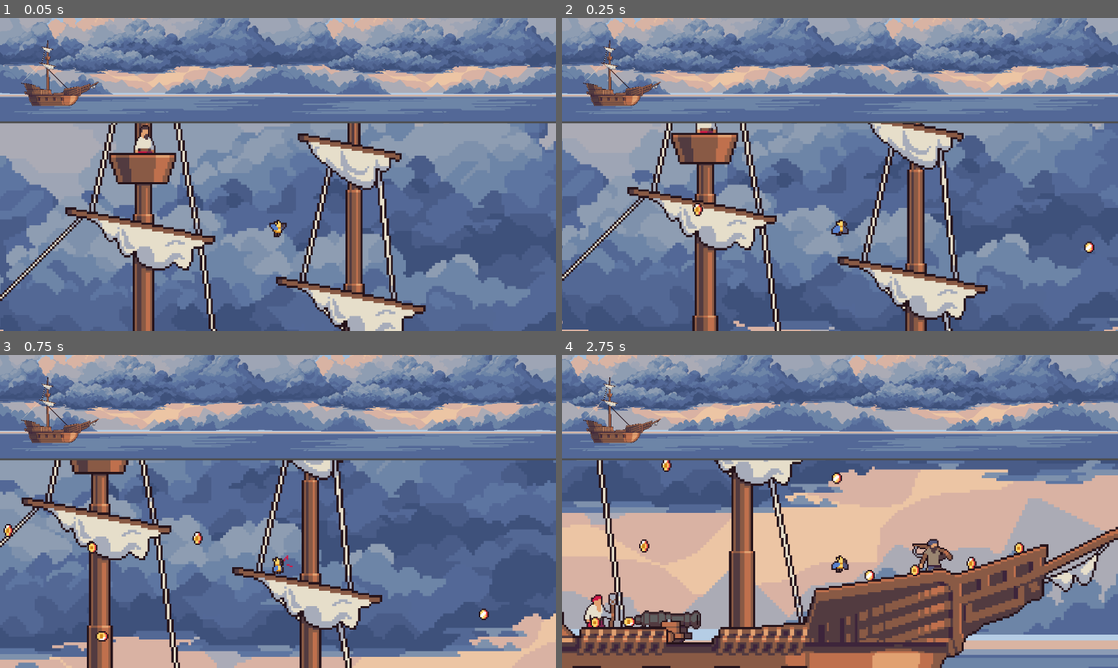
Above: before the commit, frames 1-4 (two rows, left to right).
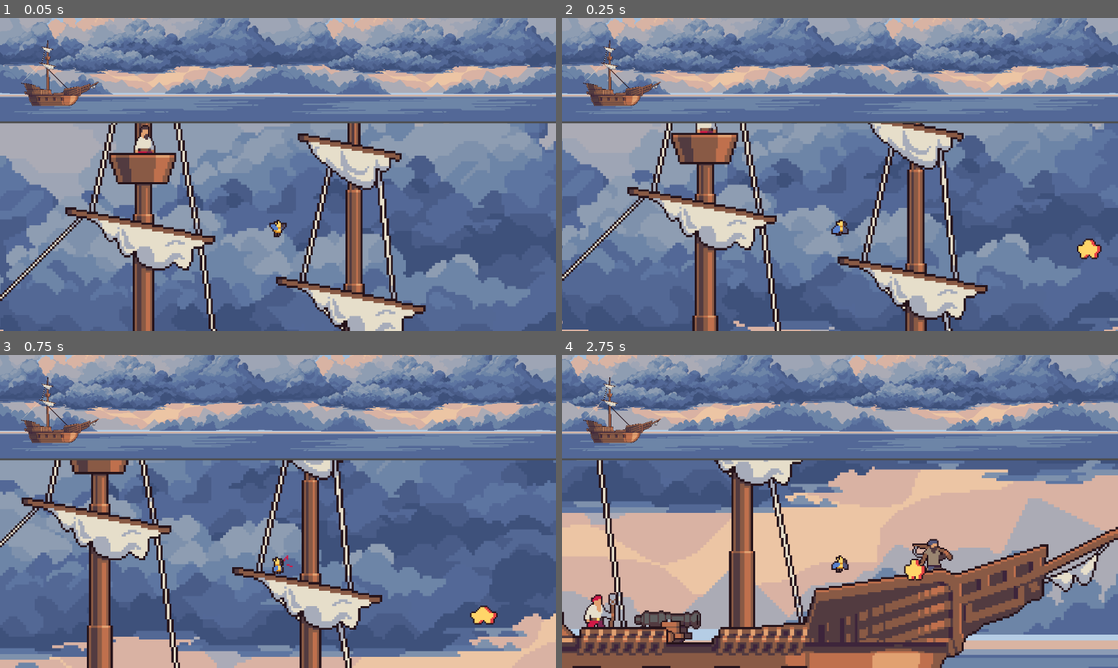
Above: after the commit, the same moments.

Repository: linkinmjs/tp-1-juego-2d-imagecampus
Game: Godot game, scene res://scenes/main.tscn
Two runs of this game, one before a commit and one after it. Both use one fixed random seed, a clock stepped at 60 frames per second and the inputs below.
Inputs:
- Up to frame 1 (0.05 s): no input
- Up to frame 2 (0.25 s): no input
- Up to frame 3 (0.75 s): hold D (right) from 0.53 s (still down); hold E (action) from 0.53 s (still down)
- Up to frame 4 (2.75 s): tap Space (jump) at 0.77, 1.52 s; release E (action) at 1.28 s; tap E (action) at 1.35 s; release D (right) at 2.03 s; hold A (left) from 2.03 s (still down); hold E (action) from 2.03 s (still down)

Frame 1 is identical in both runs. In frame 2, 0.3% of the frame differs, in the area x 23-98%, y 59-78%; in frame 3, 0.4%; in frame 4, 0.6%, in the area x 5-84%, y 33-87%.

Commit message:
Add collectible type const

Diff:
--- a/godot/project.godot
+++ b/godot/project.godot
@@ -59,6 +59,11 @@
 "events": [Object(InputEventKey,"resource_local_to_scene":false,"resource_name":"","device":-1,"window_id":0,"alt_press …(192 unchanged characters)…
 ]
 }
+toggle_debug={
+"deadzone": 0.2,
+"events": [Object(InputEventKey,"resource_local_to_scene":false,"resource_name":"","device":-1,"window_id":0,"alt_pressed":false,"shift_pressed":false,"ctrl_pressed":false,"meta_pressed":false,"pressed":false,"keycode":0,"physical_keycode":4194332,"key_label":0,"unicode":0,"location":0,"echo":false,"script":null)
+]
+}
 
 [layer_names]
 
--- a/godot/scenes/collectible.tscn
+++ b/godot/scenes/collectible.tscn
@@ -136,7 +136,6 @@
 sleeping = true
 lock_rotation = true
 script = ExtResource("2_i64fm")
-collectible_type = "coin"
 
 [node name="AnimatedSprite2D" type="AnimatedSprite2D" parent="."]
 position = Vector2(1, -1)
--- a/godot/scripts/collectibles.gd
+++ b/godot/scripts/collectibles.gd
@@ -1,23 +1,28 @@
+class_name Collectible
 extends RigidBody2D
 
-@export_enum("coin", "cannon_ball", "star") var collectible_type: String
+const COIN = GameManager.COLLECTIBLES_TYPES[0]
+const CANNON_BALL = GameManager.COLLECTIBLES_TYPES[1]
+const STAR = GameManager.COLLECTIBLES_TYPES[2]
+
+@export_enum(COIN, CANNON_BALL, STAR) var collectible_type: String
 @export var amount: int = 1
+
 @onready var animated_sprite_2d: AnimatedSprite2D = $AnimatedSprite2D
 @onready var animation_player: AnimationPlayer = $AnimationPlayer
 
-
-func _on_area_2d_body_entered(body: Node2D) -> void:
-	GameManager.get_collectible(collectible_type, amount)
-	queue_free()
-
 func _ready() -> void:
-	if collectible_type == "coin":
+	if collectible_type == COIN:
 		animated_sprite_2d.play("idle_coin")
-	elif collectible_type == "cannon_ball":
+	elif collectible_type == CANNON_BALL:
 		animated_sprite_2d.play("idle_cannon_ball")
-	elif collectible_type == "star":
+	elif collectible_type == STAR:
 		animated_sprite_2d.play("idle_star")
 
 func _process(delta: float) -> void:
 	if sleeping and not animation_player.is_playing():
 		animation_player.play("idle")
+
+func _on_area_2d_body_entered(body: Node2D) -> void:
+	GameManager.get_collectible(collectible_type, amount)
+	queue_free()
--- a/godot/scripts/collectibles_spawn.gd
+++ b/godot/scripts/collectibles_spawn.gd
@@ -1,11 +1,12 @@
 extends Area2D
-
+@export var spawn_wait_time: float = 5
 @export var collectible_scene: PackedScene
 @onready var spawn_timer: Timer = $SpawnTimer
 @onready var collision_shape_2d: CollisionShape2D = $CollisionShape2D
 
 func _ready() -> void:
 	spawn_timer.connect("timeout", _on_spawn_timer_timeout)
+	spawn_timer.wait_time = spawn_wait_time
 
 func _on_spawn_timer_timeout() -> void:
 	spawn_collectible()
@@ -13,8 +14,10 @@
 	pass
 
 func spawn_collectible() -> void:
-	var collectible: RigidBody2D = collectible_scene.instantiate()
+	var collectible: Collectible = collectible_scene.instantiate()
 	collectible.global_position = get_random_position_in_shape()
+	collectible.collectible_type = GameManager.COLLECTIBLES_TYPES.pick_random()
+	print(collectible.collectible_type)
 	add_child(collectible)
 
 func get_random_position_in_shape() -> Vector2:
--- a/godot/scripts/game_manager.gd
+++ b/godot/scripts/game_manager.gd
@@ -9,16 +9,15 @@
 var parrot_on_pirate_lookout = false
 var parrot_on_captain = false
 
-const COIN: String = "coin"
-const CANNON_BALL: String = "cannon_ball"
-const STAR: String = "star"
+const COLLECTIBLES_TYPES = ["coin", "cannon_ball", "star"]
 
 func get_collectible(type: String, amount: int):
-	if type == COIN:
+	# Coin
+	if type == COLLECTIBLES_TYPES[0]:
 		collected_coins += collected_coins + amount
-	elif type == CANNON_BALL:
+	#Cannon Ball
+	elif type == COLLECTIBLES_TYPES[1]:
 		collected_cannon_balls += collected_cannon_balls + amount
 
 func get_damage(damage: int):
-	print("recibe daño!")
 	life = life - damage
Not shown, added: godot/scenes/collectibles_spawn.tscn1572714778.tmp
